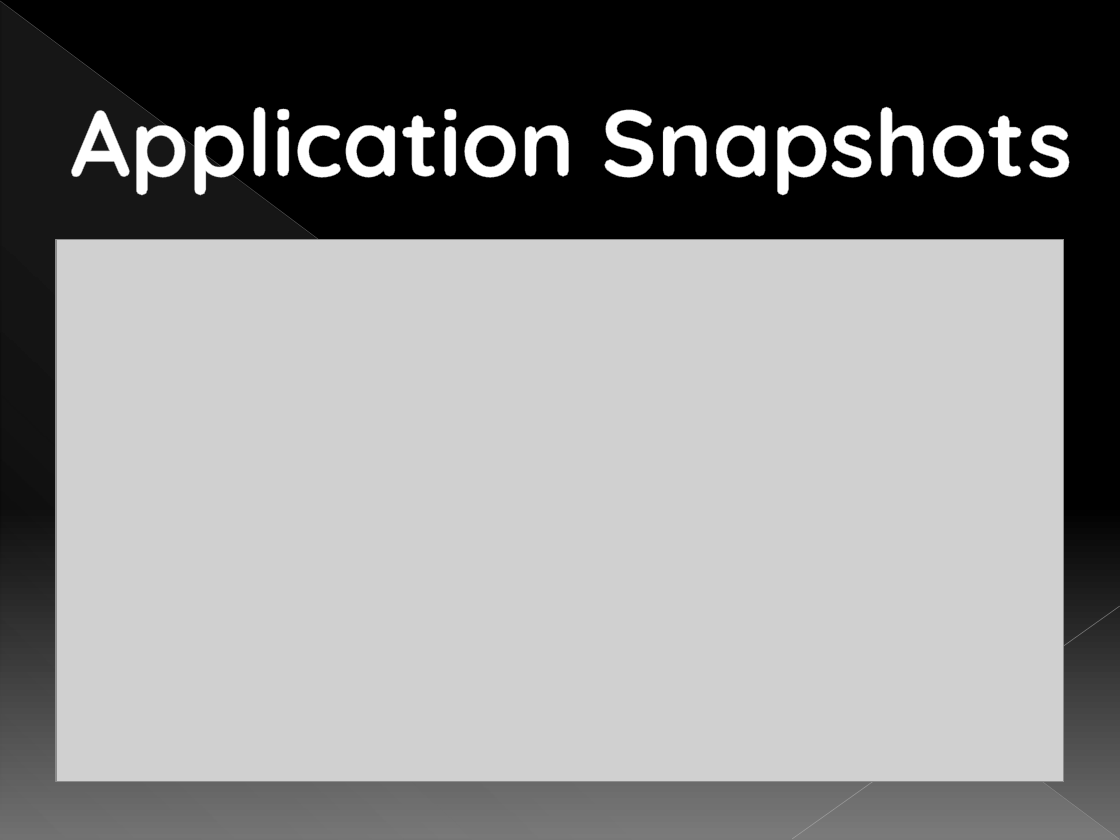
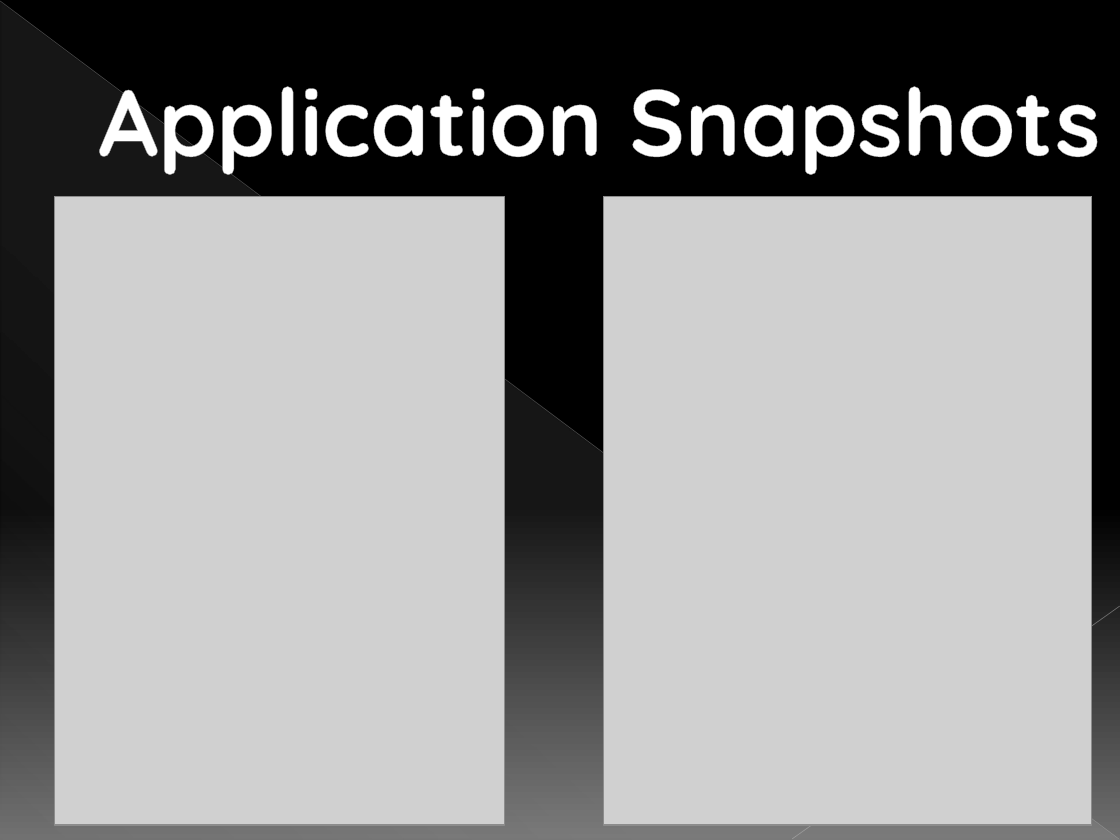
Before and after one commit to tf153/Gehu-Scholarship, a slide deck: slide 9 of Group 9 Poject Presentation.pptx (slide 11 before the commit). Drawn at 1120x840 pixels with LibreOffice and Linux fonts; fonts in the diff are those of the drawing; grey boxes stand for pictures. Boxes give left, top, right and bottom in pixels: in the first picture for what was removed or moved away, otherwise in the second. Text is boxed around its words. In the diff, an @@ line names an element or a change of style, - is before the commit and + after.

```diff
--- a/Group 9 Poject Presentation.pptx
+++ b/Group 9 Poject Presentation.pptx
@@ title "Application Snapshots" rewrapped from (70,78,1072,200) to (98,74,1100,180) @@
@@ picture added at (55,196,505,825) @@
@@ picture added at (604,196,1092,825) @@
@@ picture removed at (56,240,1064,782) @@
```
Also in this commit, not shown: 9 other slides changed, 2 slides added, 2 slides removed.
